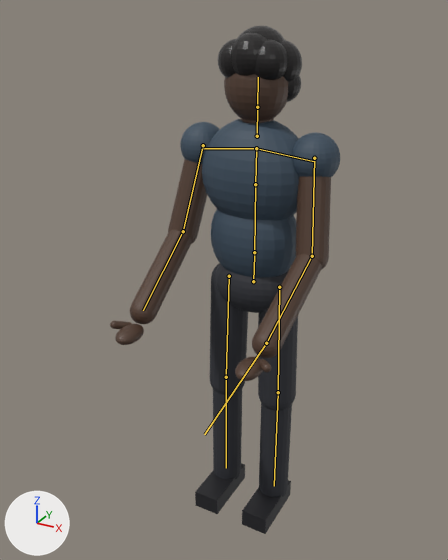
One commit to the glTF model app/src/main/assets/models/player_human.glb: the scene before it, then after it.
The view is the same before and after, from a camera (50 mm lens) standing at (0.876, -1.813, 1.838) and looking at (-0.037, -0.152, 1.008). Every picture has the same lights, and +X, +Y and +Z are marked at lower left. The picture after the commit comes second. The bones that change, and the others that lie on the model, are drawn over the model as lines.

Objects in the first picture: 'PLAYER_HUMAN'.
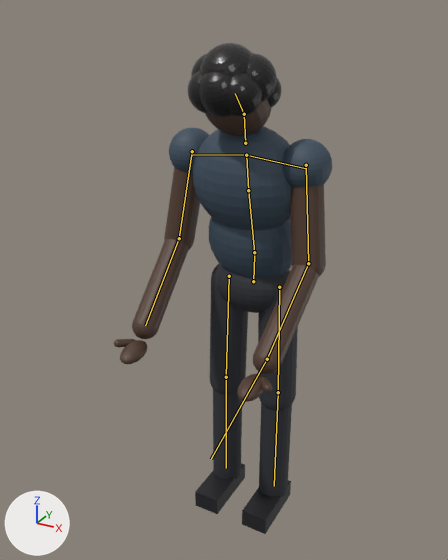
The newer file adds an action. The first version stands in its rest pose; the second is drawn at frame 8 of the action 'dejected'.

Boxes (x1, y1, x2, y2) around the edits, measured in the pictures (448 x 560 px):
'PLAYER_HUMAN', posed
    before: (110, 26, 340, 534)
    after: (114, 43, 332, 534)
bone 'spine', root to tip
    before: (254, 252) to (255, 184)
    after: (254, 252) to (248, 190)
bone 'chest', root to tip
    before: (255, 184) to (256, 148)
    after: (248, 190) to (246, 155)
bone 'head', root to tip
    before: (257, 107) to (258, 77)
    after: (244, 114) to (235, 93)

Diff of the bpy script that builds the scene:
```diff
--- a/app/src/main/assets/models/player_human.glb.py
+++ b/app/src/main/assets/models/player_human.glb.py
@@ bone_spine @@
 bone_spine = bpy.data.objects['RIG_HUMAN'].pose.bones['spine']  # child of 'hips'
-bone_spine.rotation_quaternion = (1.0, 0.0, 0.0, 0.0)  # degrees (0, 0, 0)
+bone_spine.rotation_quaternion = (0.994, 0.113, 0.0, 0.0)  # degrees (13, 0, 0)
@@ bone_chest @@
 bone_chest = bpy.data.objects['RIG_HUMAN'].pose.bones['chest']  # child of 'spine'
-bone_chest.rotation_quaternion = (1.0, 0.0, 0.0, 0.0)  # degrees (0, 0, 0)
+bone_chest.rotation_quaternion = (0.999, -0.035, 0.0, 0.0)  # degrees (-4, 0, 0)
@@ bone_head @@
 bone_head = bpy.data.objects['RIG_HUMAN'].pose.bones['head']  # child of 'neck'
-bone_head.rotation_quaternion = (1.0, 0.0, 0.0, 0.0)  # degrees (0, 0, 0)
+bone_head.rotation_quaternion = (0.96, 0.28, 0.0, 0.0)  # degrees (33, 0, 0)
```
